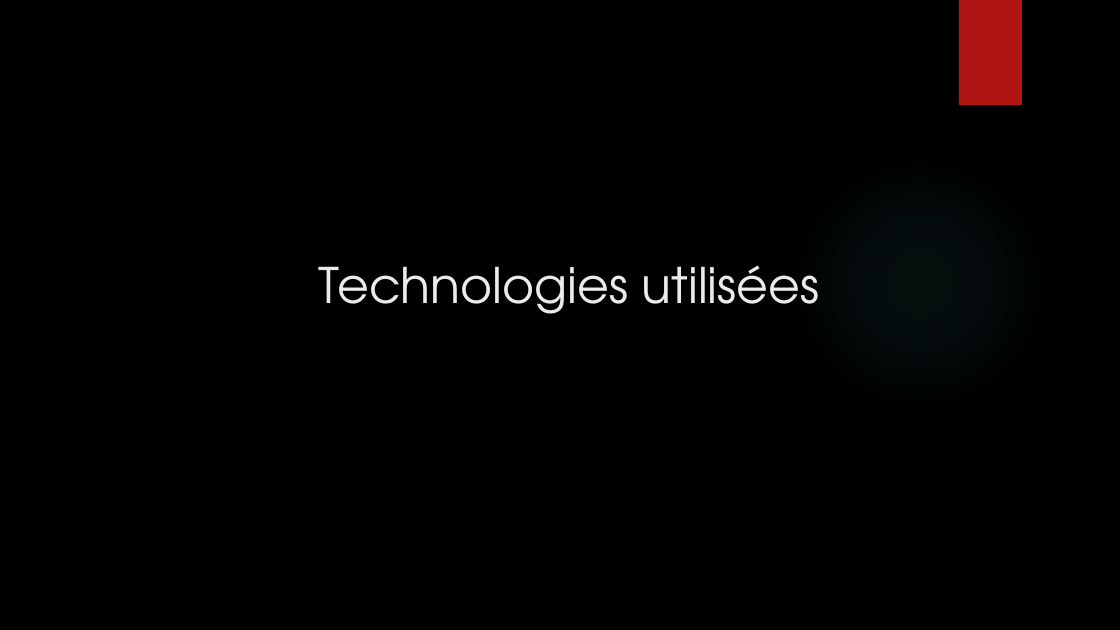
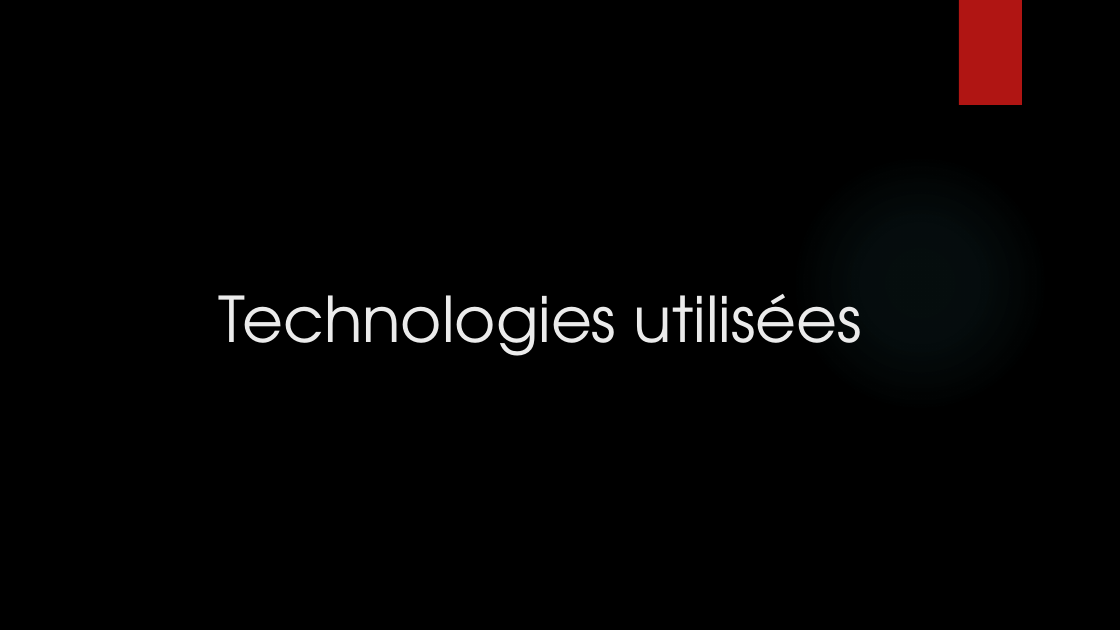
Before and after one commit to mbonjour/Shoot4Stats, a slide deck: slide 5 of Documentation/Défense/Shoot4stats.pptx. Drawn at 1120x630 pixels with LibreOffice and Linux fonts; fonts in the diff are those of the drawing; background and template pictures are left out. Boxes give left, top, right and bottom in pixels: in the first picture for what was removed or moved away, otherwise in the second. Text is boxed around its words. In the diff, an @@ line names an element or a change of style, - is before the commit and + after.

```diff
--- a/Documentation/Défense/Shoot4stats.pptx
+++ b/Documentation/Défense/Shoot4stats.pptx
@@ title "Technologies utilisées": place and size @@
-title "Technologies utilisées" at box(319, 265, 820, 314)
+title "Technologies utilisées" at box(219, 294, 862, 356)
@@ title "Technologies utilisées" at box(219, 294, 862, 356): size 42 to 54 pt @@
```
Also in this commit, not shown: 16 other slides changed, 4 slides added, 2 slides removed, 1 other file.
